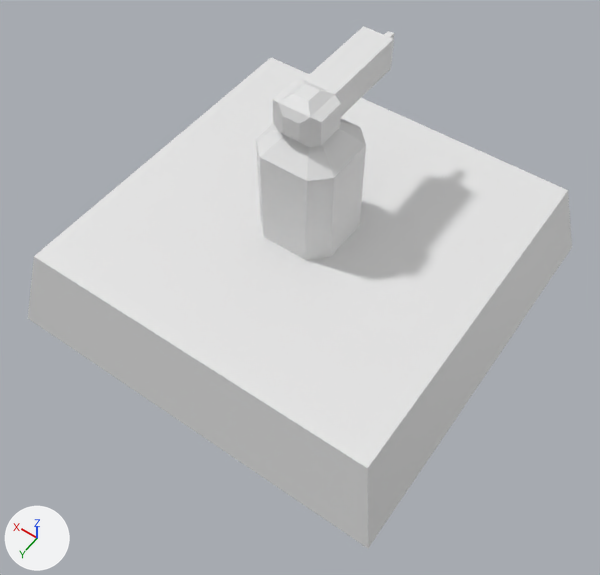
An edit to the FBX model Assets/_Project/Art/Models/FBX/Turrets/Turret-Minigun.fbx, drawn before and after from the same camera.
Both versions are drawn from a 50 mm camera at (-7.52, 10.93, 16.48) aimed at (-0.75, 1.45, 1.57). Arrows for +X, +Y and +Z are at lower left; the lights stay in place. Where no turn or scale is listed for an object, it has been applied to the vertices.

Script lines for the objects in view, before the commit:
```python
me_cube = bpy.data.meshes.new('Cube')
me_cube.from_pydata([(4.5, 4.5, 2.0), (5.0, 5.0, -0.25), (4.5, -4.5, 2.0), (5.0, -5.0, -0.25), (-4.5, 4.5, 2.0), (-5.0, 5.0, -0.25), (-4.5, -4.5, 2.0), (-5.0, -5.0, -0.25)], [], [(0, 4, 6, 2), (3, 2, 6, 7), (7, 6, 4, 5), (5, 1, 3, 7), (1, 0, 2, 3), (5, 4, 0, 1)])
me_cube.materials.append(mat_material)  # white #e7e7e7
me_cube_001 = bpy.data.meshes.new('Cube.001')
me_cube_001.from_pydata(...)  # 24 vertices, 18 faces; spans x -1.0..1.0, y -1.0..1.0, z -2.01..0.99
me_cube_002 = bpy.data.meshes.new('Cube.002')
me_cube_002.from_pydata(...)  # 36 vertices, 34 faces; spans x -0.59..0.59, y 0.0..0.92, z -3.07..0.71
ob_turretbarrel = bpy.data.objects.new('TurretBarrel', me_cube_002)
ob_turretbarrel.location = (0.0, 0.0, 5.0)
ob_turretbarrel.rotation_euler = (1.571, 0.0, -3.142)  # degrees (90, 0, -180)
ob_turretpillar = bpy.data.objects.new('TurretPillar', me_cube_001)
ob_turretpillar.location = (0.0, 0.0, 4.01)
ob_turretpodium = bpy.data.objects.new('TurretPodium', me_cube)
ob_turretpodium.location = (0.0, 0.0, 0.0)
```
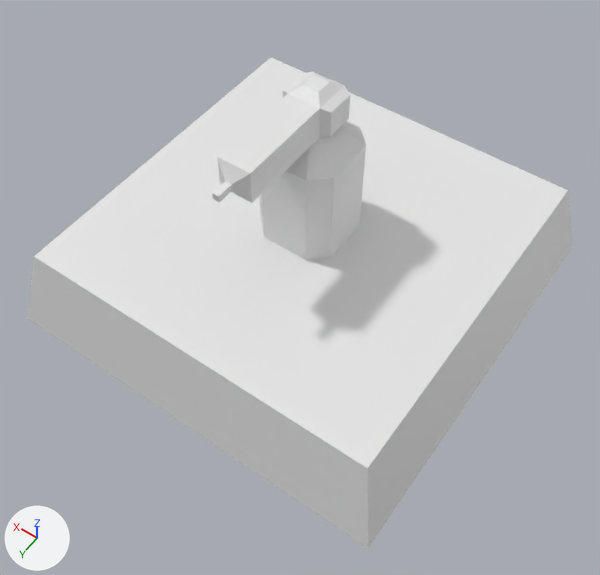
Commit message: SC - Reverted minigun rotation

Where the change shows, as pixel boxes (x1, y1, x2, y2) in the pictures (600 x 575 px):
'TurretBarrel', turned
    before: (273, 26, 394, 147)
    after: (212, 71, 350, 203)

The change, as a list of edits to the scene's bpy script:
```text
Change ob_turretbarrel:
    ob_turretbarrel.rotation_euler: (1.571, 0.0, -3.142) -> (1.571, 0.0, 0.0)  # degrees (90, 0, -180) -> degrees (90, 0, 0)
```
